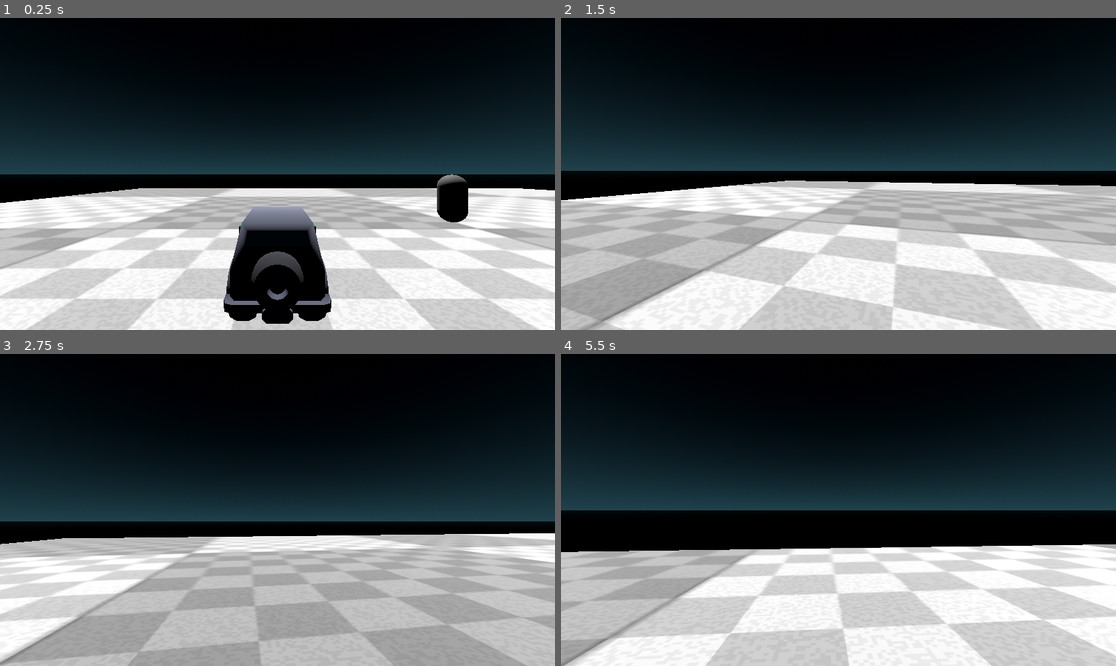
Above: before the commit, frames 1-4 (two rows, left to right).
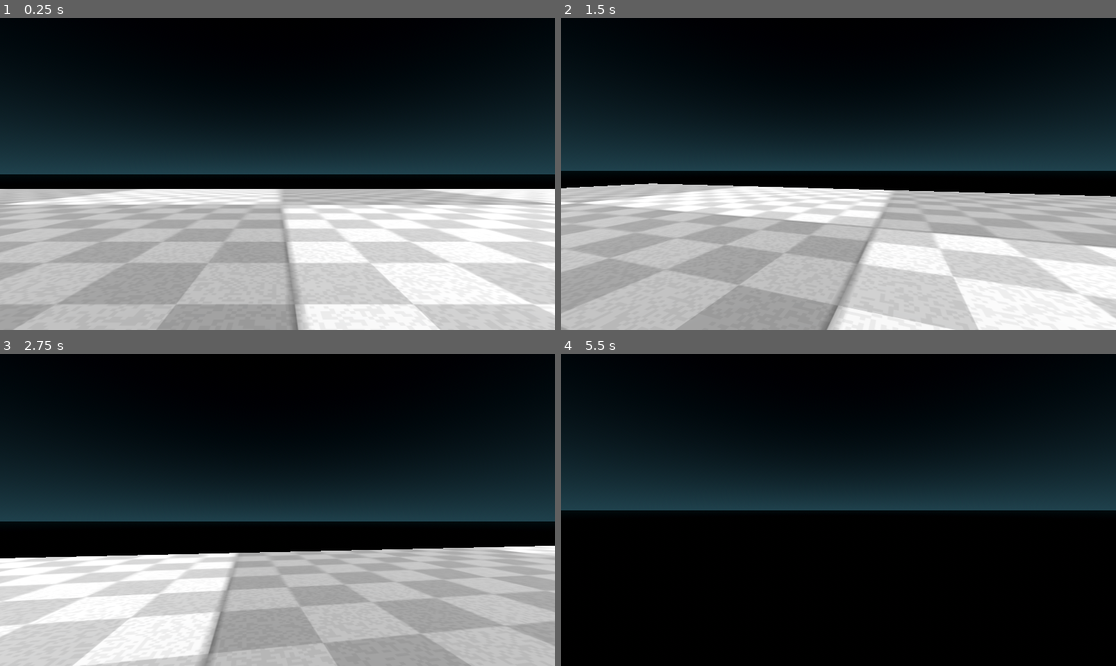
Above: after the commit, the same moments.

Repository: Emerald6468/MissedMyExit
Game: Godot game, scene res://Scenes/TestScenes/ZanderTestScenes/SwitchingTest.tscn
The game is run twice, just before and just after one commit, with the same random seed, the same clock (stepped at 60 frames per second) and the same inputs. The project has no main scene, so this scene is started directly.
Inputs (mouse positions are in pixels of both pictures, inside the frame that each line leads up to):
- Up to frame 1 (0.25 s): no input
- Up to frame 2 (1.5 s): tap Enter (ui_accept) at 0.5, 0.77 s; move the mouse to (866, 174) at 0.52 s; hold W (Forward) from 0.53 s (still down); tap F (SwitchControls, bound only after the commit) at 0.6 s; move the mouse to (810, 174) at 1.27 s; tap E (SwitchControls, bound only before the commit) at 1.35 s
- Up to frame 3 (2.75 s): keep holding W (Forward); tap Enter (ui_accept) at 1.52 s; move the mouse to (288, 503) at 2.02 s; tap F (SwitchControls, bound only after the commit) at 2.1 s
- Up to frame 4 (5.5 s): keep holding W (Forward); move the mouse to (832, 516) at 2.77 s; tap E (SwitchControls, bound only before the commit) at 2.85, 4.35 s; tap Enter (ui_accept) at 3.02, 3.77, 4.52 s; move the mouse to (877, 513) at 3.52 s; tap F (SwitchControls, bound only after the commit) at 3.6, 5.1 s; move the mouse to (794, 506) at 4.27 s; move the mouse to (844, 510) at 5.02 s

The runs differ from the first frame. In frame 1, 28% of the frame differs, in the area x 0-100%, y 50-100%; in frame 2, 25%; in frame 3, 22%; in frame 4, 38%, in the area x 0-100%, y 61-100%.

Commit message:
in prog pickup

Diff:
--- /dev/null
+++ b/missed-my-exit/Scenes/TestScenes/ZanderTestScenes/PickUpTest.tscn
@@ -0,0 +1,46 @@
+[gd_scene format=3 uid="uid://bi74rg1ciq7cj"]
+
+[ext_resource type="Texture2D" uid="uid://cjl8bywknh384" path="res://Assets/Other/placeholder/templategrid_albedo.png" id="1_0oac6"]
+[ext_resource type="PackedScene" uid="uid://5cfidd5tn0et" path="res://Scenes/TestScenes/ZanderTestScenes/player.tscn" id="2_w1h60"]
+[ext_resource type="PackedScene" uid="uid://47uwttp4dh6e" path="res://Scenes/TestScenes/ZanderTestScenes/PickupableObject.tscn" id="3_w1h60"]
+
+[sub_resource type="ProceduralSkyMaterial" id="ProceduralSkyMaterial_a6iq2"]
+sky_top_color = Color(0.009769575, 0.014749108, 0.023307472, 1)
+sky_horizon_color = Color(0.13183698, 0.25782204, 0.3006993, 1)
+ground_bottom_color = Color(0, 0, 0, 1)
+ground_horizon_color = Color(0.0053264285, 0.063683376, 0.07215647, 1)
+
+[sub_resource type="Sky" id="Sky_72kwx"]
+sky_material = SubResource("ProceduralSkyMaterial_a6iq2")
+
+[sub_resource type="Environment" id="Environment_2b5ik"]
+background_mode = 2
+background_color = Color(0.07450981, 0, 0.19215687, 1)
+sky = SubResource("Sky_72kwx")
+ambient_light_color = Color(0.14117648, 0, 0, 1)
+
+[sub_resource type="StandardMaterial3D" id="StandardMaterial3D_senr6"]
+albedo_texture = ExtResource("1_0oac6")
+
+[sub_resource type="StandardMaterial3D" id="StandardMaterial3D_sfvba"]
+albedo_texture = ExtResource("1_0oac6")
+
+[node name="OnFootTest" type="Node3D" unique_id=142770682]
+
+[node name="WorldEnvironment" type="WorldEnvironment" parent="." unique_id=1633675492]
+environment = SubResource("Environment_2b5ik")
+
+[node name="DirectionalLight3D" type="DirectionalLight3D" parent="." unique_id=1143215815]
+transform = Transform3D(1, 0, 0, 0, -0.3829252, 0.92377937, 0, -0.92377937, -0.3829252, 0, 88.3518, 0)
+
+[node name="Ground" type="CSGBox3D" parent="." unique_id=1187681420]
+transform = Transform3D(54.467884, 0, 0, 0, 3.3668203, 0, 0, 0, 42.97863, 0.19749355, -4.6553783, 0.9016695)
+material_override = SubResource("StandardMaterial3D_senr6")
+use_collision = true
+size = Vector3(1, 2.5292969, 1)
+material = SubResource("StandardMaterial3D_sfvba")
+
+[node name="Player" parent="." unique_id=1477566545 instance=ExtResource("2_w1h60")]
+
+[node name="PickupableObject" parent="." unique_id=1743039300 instance=ExtResource("3_w1h60")]
+transform = Transform3D(1, 0, 0, 0, 1, 0, 0, 0, 1, -5.4998927, -0.10753438, -5.415989)
--- /dev/null
+++ b/missed-my-exit/Scenes/TestScenes/ZanderTestScenes/PickupableObject.tscn
@@ -0,0 +1,21 @@
+[gd_scene format=3 uid="uid://47uwttp4dh6e"]
+
+[ext_resource type="Script" uid="uid://dhcv05w8aeakr" path="res://Scripts/pickupable_object.gd" id="1_l5087"]
+[ext_resource type="PackedScene" uid="uid://dtuf2gqqt2bwj" path="res://Assets/Old Models/Boulder_1.glb" id="2_13v2e"]
+
+[sub_resource type="SphereShape3D" id="SphereShape3D_kgrkx"]
+
+[node name="PickupableObject" type="Area3D" unique_id=1743039300]
+script = ExtResource("1_l5087")
+
+[node name="CollisionShape3D" type="CollisionShape3D" parent="." unique_id=1358614051]
+transform = Transform3D(2.595, 0, 0, 0, 2.595, 0, 0, 0, 2.595, 0, 0, 0)
+shape = SubResource("SphereShape3D_kgrkx")
+debug_color = Color(0.9529412, 0.19607843, 0.24705882, 1)
+
+[node name="Boulder_1" parent="." unique_id=798069508 instance=ExtResource("2_13v2e")]
+transform = Transform3D(0.29, 0, 0, 0, 0.29, 0, 0, 0, 0.29, 0, 0, 0)
+
+[node name="Label3D" type="Label3D" parent="." unique_id=342850726]
+transform = Transform3D(1, 0, 0, 0, 1, 0, 0, 0, 1, 0, 1.0009879, 0)
+text = "Pick Up?"
--- a/missed-my-exit/Scripts/Global.gd
+++ b/missed-my-exit/Scripts/Global.gd
@@ -2,13 +2,25 @@
 #This is our global node make sure to be careful with resetting stuff
 
 #Switching Controls
-var OnFoot = false
+var OnFoot = true
 var JustSwitched = false
 var NearDoor = false
-var PlayerMarker:Vector3
+
+#Interactables
+var NearPickup = false
+var JustPickedUp = false
+var HasRock = false
+
+#positions
+var PlayerMarker: Vector3
+var ObjectPosition: Vector3
 
 #make sure to add every var to reset
 func reset_vars():
 	OnFoot = true
 	JustSwitched = false
 	NearDoor = false
+	NearPickup = false
+	JustPickedUp = false
+	#temp ones prob delete later
+	HasRock = false
--- /dev/null
+++ b/missed-my-exit/Scripts/pickupable_object.gd
@@ -0,0 +1,21 @@
+extends Area3D
+
+var player_nearby = false
+# Called every frame. 'delta' is the elapsed time since the previous frame.
+func _process(delta: float) -> void:
+	var body_list = get_overlapping_bodies()
+	if has_overlapping_bodies():
+		for body in body_list:
+			if body is Player:
+				Global.NearPickup = true
+				player_nearby = true
+				Global.ObjectPosition = global_position
+			else:
+				Global.NearPickup = false
+	else:
+		Global.NearPickup = false
+		player_nearby = false
+	if player_nearby and Global.JustPickedUp:
+		Global.JustPickedUp = false
+		Global.HasRock = true
+		queue_free()
--- a/missed-my-exit/Scripts/player.gd
+++ b/missed-my-exit/Scripts/player.gd
@@ -1,5 +1,5 @@
 extends CharacterBody3D
-
+class_name Player
 
 const SPEED = 5.0
 const JUMP_VELOCITY = 4.5
@@ -29,6 +29,7 @@
 	global_position = Global.PlayerMarker
 
 func _physics_process(delta: float) -> void:
+	if Global.HasRock: print("HAVEROCK")
 	#Switching
 	if Global.JustSwitched: switch_timer()
 	if Global.OnFoot:
@@ -38,6 +39,11 @@
 			Global.JustSwitched = true
 		#Camera
 		on_foot_camera.make_current()
+
+		#Interactables
+		if Input.is_action_just_pressed("Interact") and Global.NearPickup:
+			if on_foot_camera.is_position_in_frustum(Global.ObjectPosition):
+				Global.JustPickedUp = true
 
 		# Add the gravity.
 		if not is_on_floor():
--- a/missed-my-exit/Scripts/test_car_2.gd
+++ b/missed-my-exit/Scripts/test_car_2.gd
@@ -42,3 +42,4 @@
 				if body.is_in_group("Player"):
 					Global.NearDoor = true
 				else: Global.NearDoor = false
+		else: Global.NearDoor = false
--- a/missed-my-exit/project.godot
+++ b/missed-my-exit/project.godot
@@ -46,12 +46,17 @@
 }
 SwitchControls={
 "deadzone": 0.2,
-"events": [Object(InputEventKey,"resource_local_to_scene":fa …(140 unchanged characters)… d":false,"keycode":0,"physical_keycode":69,"key_label":0,"unicode":101,"location":0,"echo":false,"script":null)
+"events": [Object(InputEventKey,"resource_local_to_scene":fa …(140 unchanged characters)… d":false,"keycode":0,"physical_keycode":70,"key_label":0,"unicode":102,"location":0,"echo":false,"script":null)
 ]
 }
 Escape={
 "deadzone": 0.2,
 "events": [Object(InputEventKey,"resource_local_to_scene":false,"resource_name":"","device":-1,"window_id":0,"alt_press …(195 unchanged characters)…
+]
+}
+Interact={
+"deadzone": 0.2,
+"events": [Object(InputEventKey,"resource_local_to_scene":false,"resource_name":"","device":-1,"window_id":0,"alt_pressed":false,"shift_pressed":false,"ctrl_pressed":false,"meta_pressed":false,"pressed":false,"keycode":0,"physical_keycode":69,"key_label":0,"unicode":101,"location":0,"echo":false,"script":null)
 ]
 }
 
Not shown, added: missed-my-exit/Scripts/pickupable_object.gd.uid
